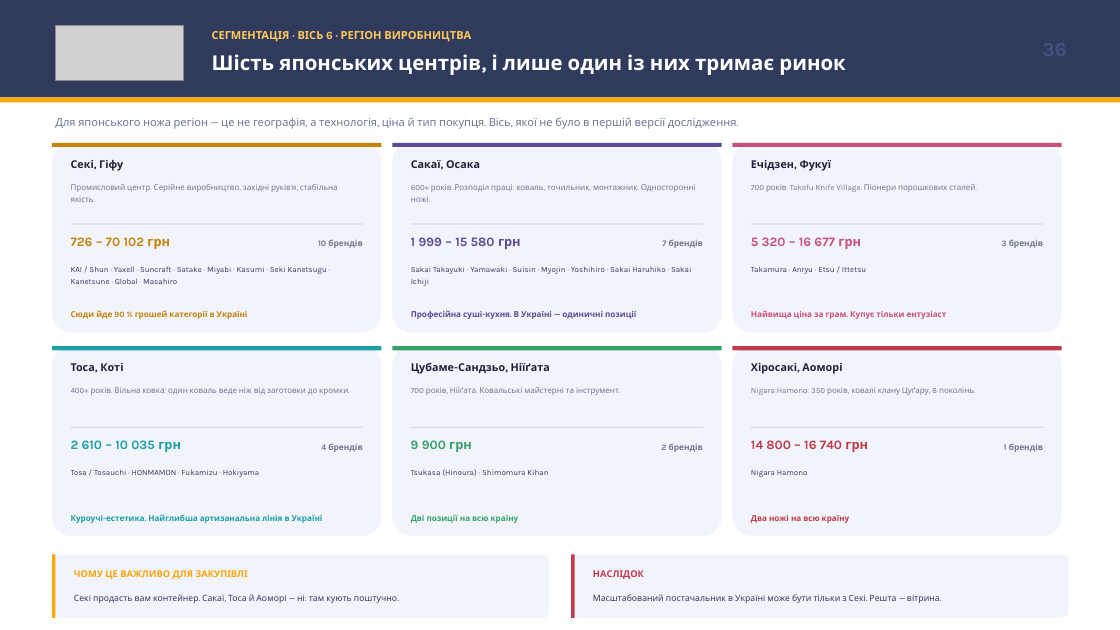
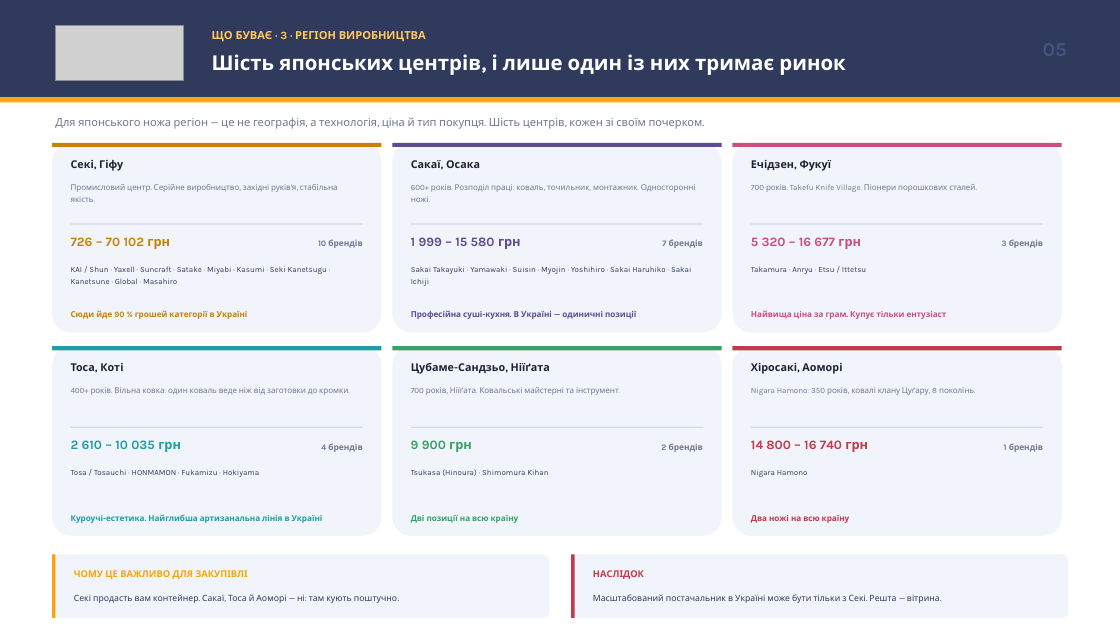
Before and after one commit to IllyaChaplygin/Chaplygin-Illya, a slide deck: slide 5 of Japanese_Knives_Ukraine_Market_Research.pptx (slide 36 before the commit). Drawn at 1120x630 pixels with LibreOffice and Linux fonts; fonts in the diff are those of the drawing; grey boxes stand for pictures. Boxes give left, top, right and bottom in pixels: in the first picture for what was removed or moved away, otherwise in the second. Text is boxed around its words. In the diff, an @@ line names an element or a change of style, - is before the commit and + after.

```diff
--- a/Japanese_Knives_Ukraine_Market_Research.pptx
+++ b/Japanese_Knives_Ukraine_Market_Research.pptx
@@ text at (212, 31, 426, 42): text changed @@
-СЕГМЕНТАЦІЯ · ВІСЬ 6 · РЕГІОН ВИРОБНИЦТВА
+ЩО БУВАЄ · 3 · РЕГІОН ВИРОБНИЦТВА
@@ text at (55, 117, 703, 129): text changed @@
-Для японського ножа регіон — це не географія, а технологія, ціна й тип покупця. Вісь, якої не було в першій версії дослідження.
+Для японського ножа регіон — це не географія, а технологія, ціна й тип покупця. Шість центрів, кожен зі своїм почерком.
```
Also in this commit, not shown: 38 other slides changed, 9 slides added, 8 slides removed.
